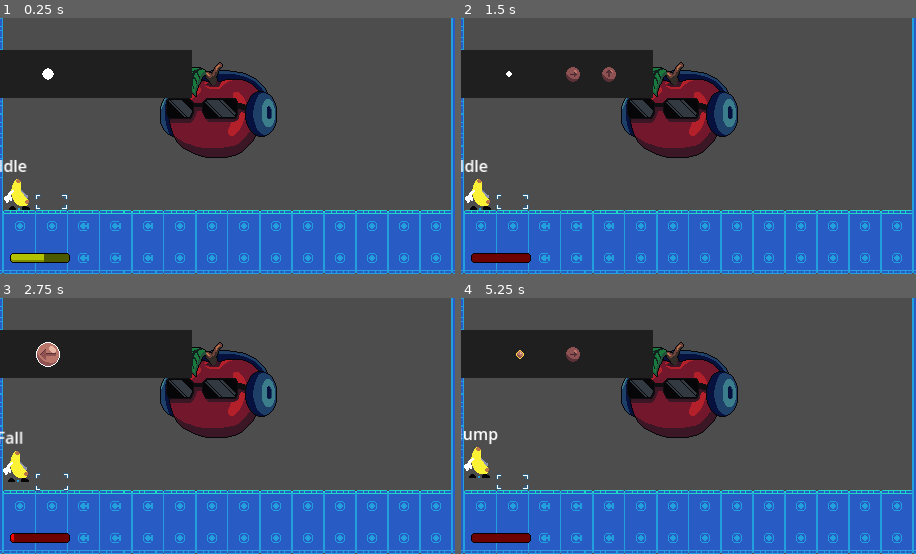
Above: before the commit, frames 1-4 (two rows, left to right).
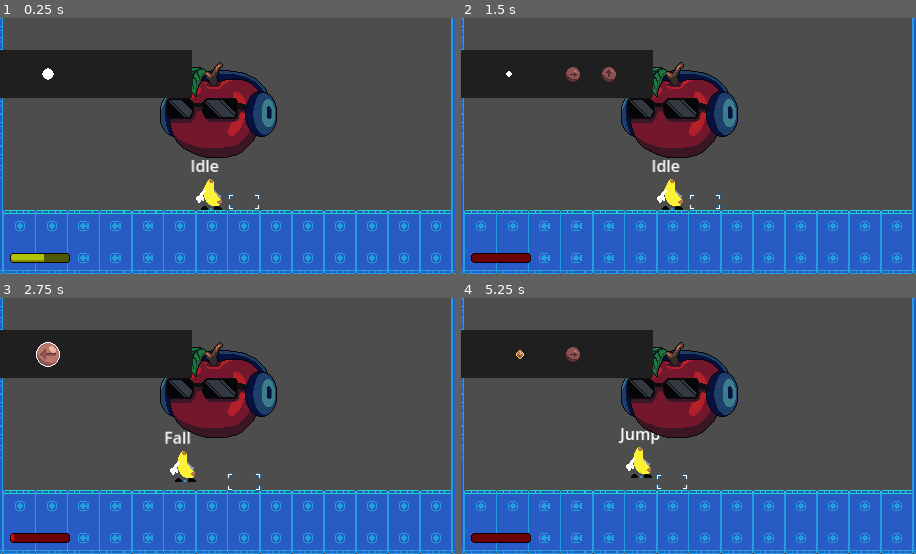
Above: after the commit, the same moments.

Repository: JehlordSison/TugsTugs
Game: Godot game, scene res://Game/Scenes/test.tscn
Two runs of this game, one before a commit and one after it. Both use one fixed random seed, a clock stepped at 60 frames per second and the inputs below. Sound files missing from this copy of the repository are replaced by a short silence.
Inputs:
- Up to frame 1 (0.25 s): no input
- Up to frame 2 (1.5 s): hold D (move_right) from 0.53 s (still down); tap W (move_up) at 0.77 s; tap Enter at 1.25 s
- Up to frame 3 (2.75 s): tap W (move_up) at 1.52 s; tap R (restart) at 2 s; release D (move_right) at 2.03 s; hold A (move_left) from 2.03 s (still down)
- Up to frame 4 (5.25 s): release A (move_left) at 2.78 s; hold D (move_right) 2.78-4.28 s; tap W (move_up) at 3.02, 3.77, 4.52 s; tap R (restart) at 4.25 s; hold A (move_left) 4.28-5.03 s; hold D (move_right) from 5.03 s (still down)

The runs differ from the first frame. In frame 1, 1.2% of the frame differs, in the area x 0-58%, y 55-75%; in frame 2, 1.2%; in frame 3, 1.2%; in frame 4, 1.3%, in the area x 0-50%, y 50-75%.

Commit message:
Update

Diff:
--- a/Game/Scenes/test.tscn
+++ b/Game/Scenes/test.tscn
@@ -102,7 +102,7 @@
 tile_set = SubResource("TileSet_m417t")
 
 [node name="Player" parent="." instance=ExtResource("1_bhl1n")]
-position = Vector2(16, 176)
+position = Vector2(208, 176)
 
 [node name="GameSpeed" parent="." instance=ExtResource("3_m417t")]
 song_bpm = 140.0
@@ -118,4 +118,4 @@
 [node name="Beats" type="Node2D" parent="."]
 
 [node name="Spawner" parent="Beats" instance=ExtResource("5_tybts")]
-position = Vector2(336, 184)
+position = Vector2(-80, 184)
--- a/Game/Scripts/Mechanics/spawner.gd
+++ b/Game/Scripts/Mechanics/spawner.gd
@@ -19,7 +19,12 @@
 	print(player.global_position.x)
 	# Snap player position to closest tile value, then offset
 	var snapped_player_x = snap_to_closest_tile(player.global_position.x)
-	global_position.x = snapped_player_x + 32
+	#global_position.x = snapped_player_x + 32
+
+	var tween: Tween = get_tree().create_tween()
+	tween.tween_property(self, "global_position", Vector2(snapped_player_x + 32,global_position.y),.09 )
+	tween.stop()
+	tween.play()
 
 func snap_to_closest_tile(position: float) -> float:
 	var closest_tile = tiles[0]
